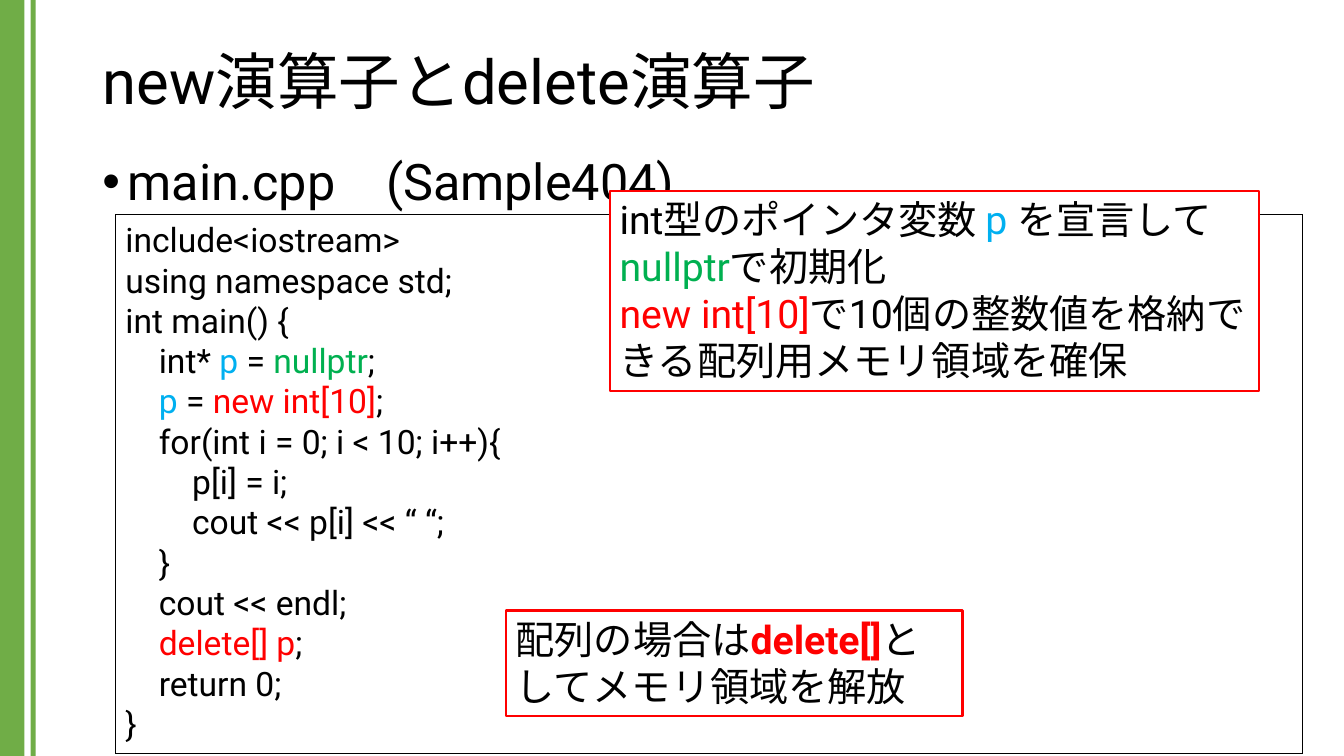
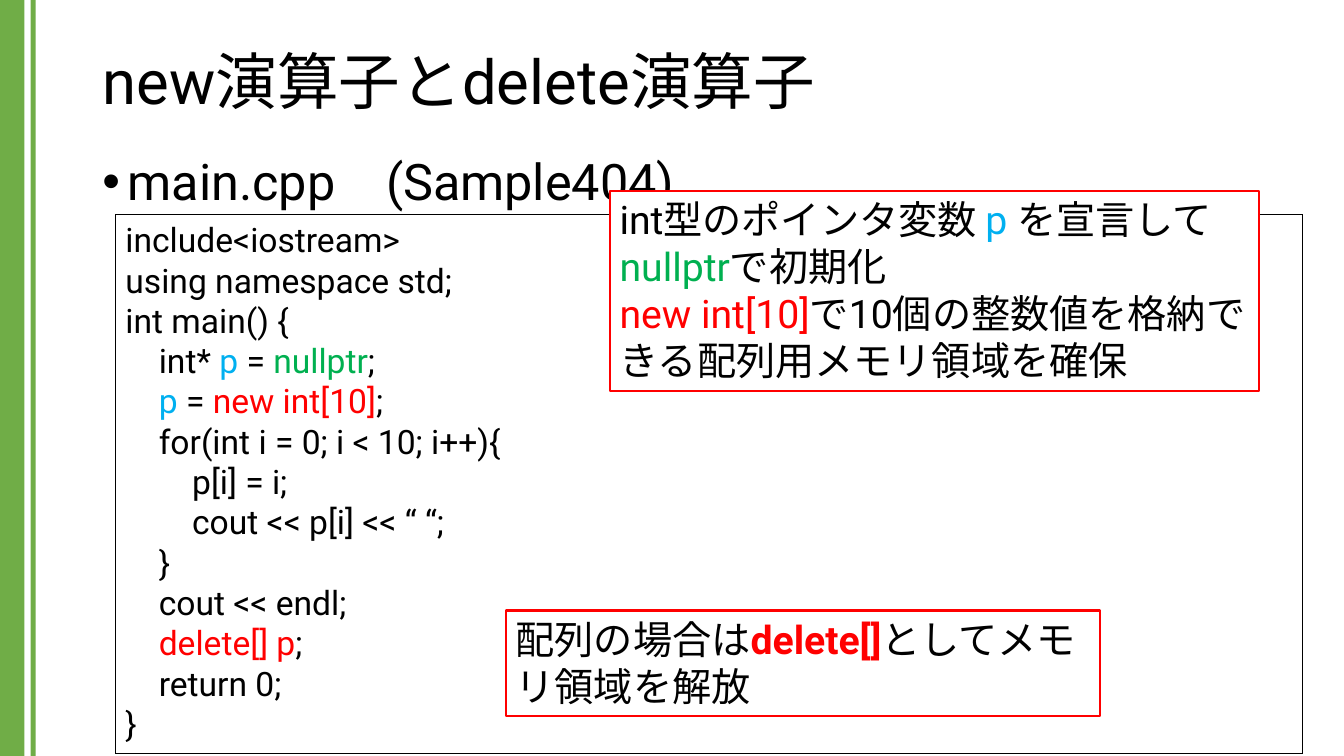
Before and after one commit to kic-murata/cpp2024, a slide deck: slide 22 of 授業資料/講義資料：new演算子とdelete演算子.pptx. Drawn at 1344x756 pixels with LibreOffice and Linux fonts; fonts in the diff are those of the drawing. Boxes give left, top, right and bottom in pixels: in the first picture for what was removed or moved away, otherwise in the second. Text is boxed around its words. In the diff, an @@ line names an element or a change of style, - is before the commit and + after.

Commit message:
講義資料

```diff
--- a/授業資料/講義資料：new演算子とdelete演算子.pptx
+++ b/授業資料/講義資料：new演算子とdelete演算子.pptx
@@ rectangle "配列の場合はdelete[]としてメモリ領域を解放": place and size @@
-rectangle "配列の場合はdelete[]としてメモリ領域を解放" at <box>506,611,963,716</box>
+rectangle "配列の場合はdelete[]としてメモリ領域を解放" at <box>506,611,1100,716</box>
```
